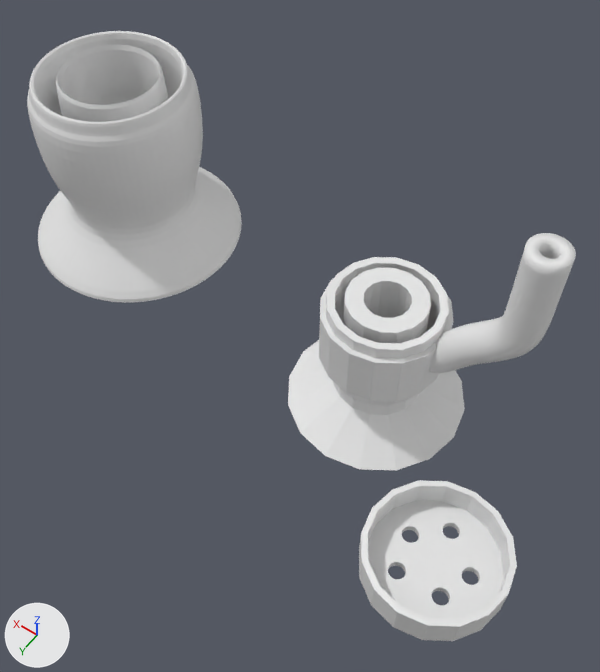
What one commit did to the Blender file Troete2.blend.
Before and after are seen from a 50 mm lens placed at (-3.74, 7.55, 12.27), pointed at (1.1, 0.78, 1.63). The axes (+X, +Y, +Z) are drawn at lower left. The lights are the same throughout.
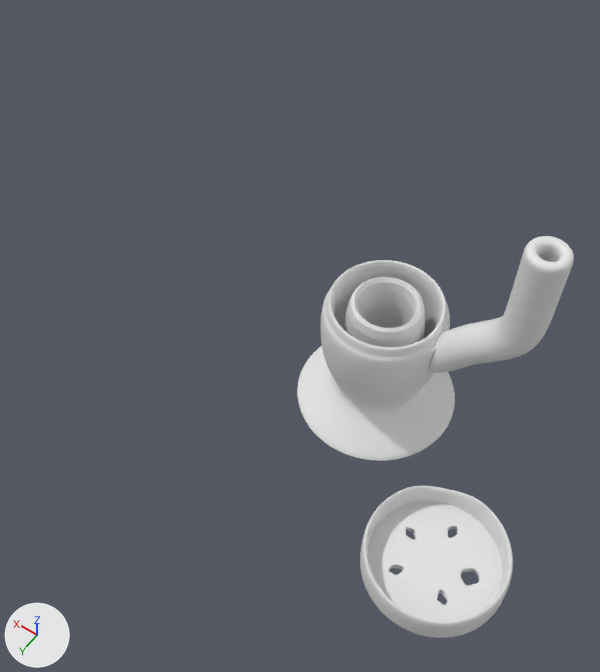
Boxes (x1, y1, x2, y2) around the edits, measured in the pictures (600 x 672 px):
'Plane.001', deleted: before (27, 31, 242, 303)
'Plane', modifiers changed: before (288, 233, 576, 470); after (297, 236, 574, 461)
'Plane.002', modifiers changed: before (359, 480, 517, 641); after (360, 486, 513, 638)

Diff of the bpy script that builds the scene:
```diff
--- a/Troete2.blend.py
+++ b/Troete2.blend.py
@@ ob_plane_002 @@
 ob_plane_002.scale = (0.743, 0.743, 0.743)
+_m = ob_plane_002.modifiers.new('Subsurf', 'SUBSURF')
+_m.levels = 2
+_m.render_levels = 4
@@ ob_plane_001 @@
-ob_plane_001 = bpy.data.objects.new('Plane.001', me_plane_001)
-ob_plane_001.location = (6.11, -0.6, 0.11)
-_m = ob_plane_001.modifiers.new('Screw', 'SCREW')
-_m.merge_threshold = 0.0
-_m.use_smooth_shade = False
-_m = ob_plane_001.modifiers.new('Subsurf', 'SUBSURF')
-_m.levels = 2
@@ ob_plane @@
 ob_plane.scale = (0.676, 0.676, 0.676)
+_m = ob_plane.modifiers.new('Subsurf', 'SUBSURF')
+_m.levels = 2
+_m.render_levels = 4
```
